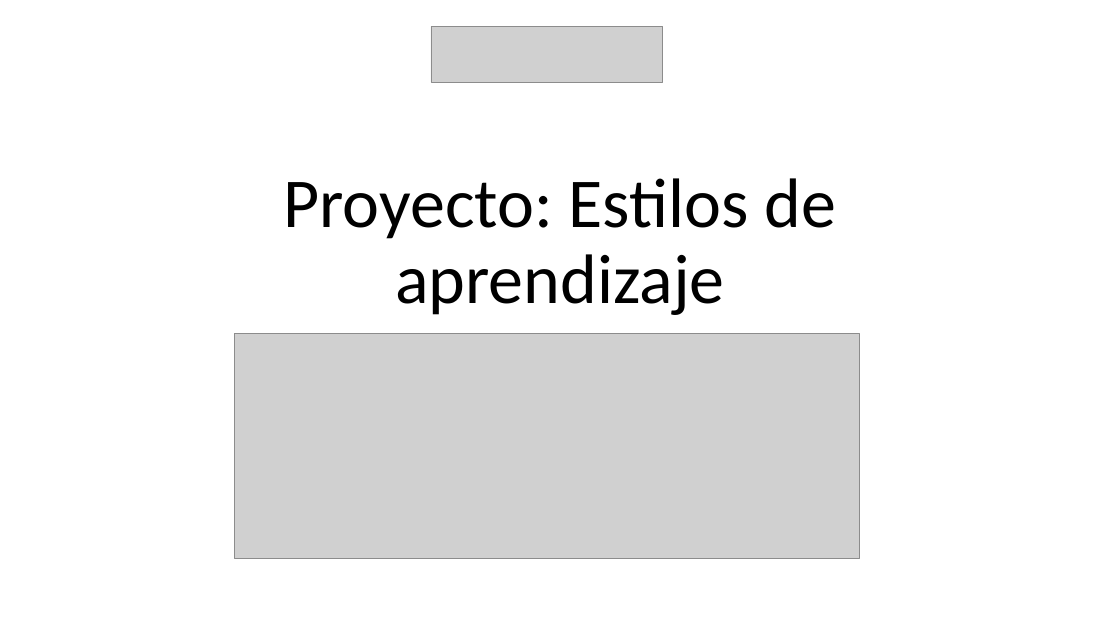
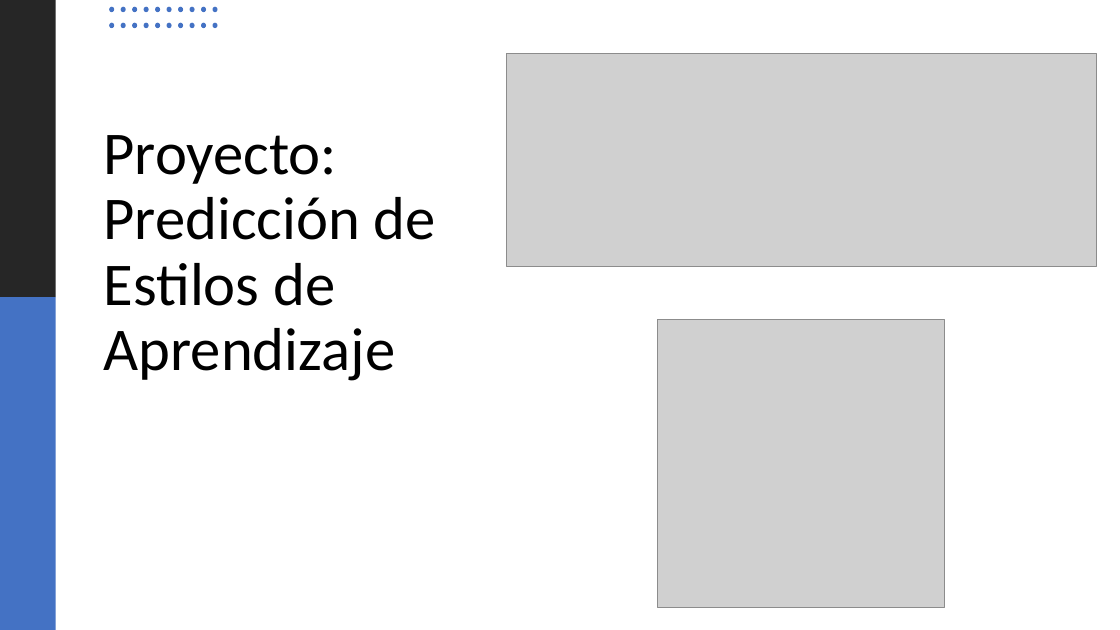
Before and after one commit to team-verde-mx/estilosdeaprendizaje, a slide deck: slide 1 of Demo.pptx. Drawn at 1120x630 pixels with LibreOffice and Linux fonts; fonts in the diff are those of the drawing; grey boxes stand for pictures. Boxes give left, top, right and bottom in pixels: in the first picture for what was removed or moved away, otherwise in the second. Text is boxed around its words. In the diff, an @@ line names an element or a change of style, - is before the commit and + after.

```diff
--- a/Demo.pptx
+++ b/Demo.pptx
@@ rectangle added at (0, 0, 55, 297), fill #262626 @@
@@ group added at (109, 7, 218, 28): 20 ellipses @@
@@ picture removed at (431, 26, 663, 82) @@
@@ picture: place and size @@
-picture at (234, 334, 860, 559)
+picture at (506, 54, 1096, 266)
@@ title at (104, 135, 436, 381): text changed; size 60 to 52 pt @@
-Proyecto: Estilos de aprendizaje
+Proyecto: Predicción de Estilos de Aprendizaje
@@ rectangle added at (0, 297, 55, 630), fill #4472C4 @@
@@ picture added at (658, 320, 945, 607) @@
```
Also in this commit, not shown: 5 other slides changed, 9 slides added, 6 slides removed, 2 other files.
